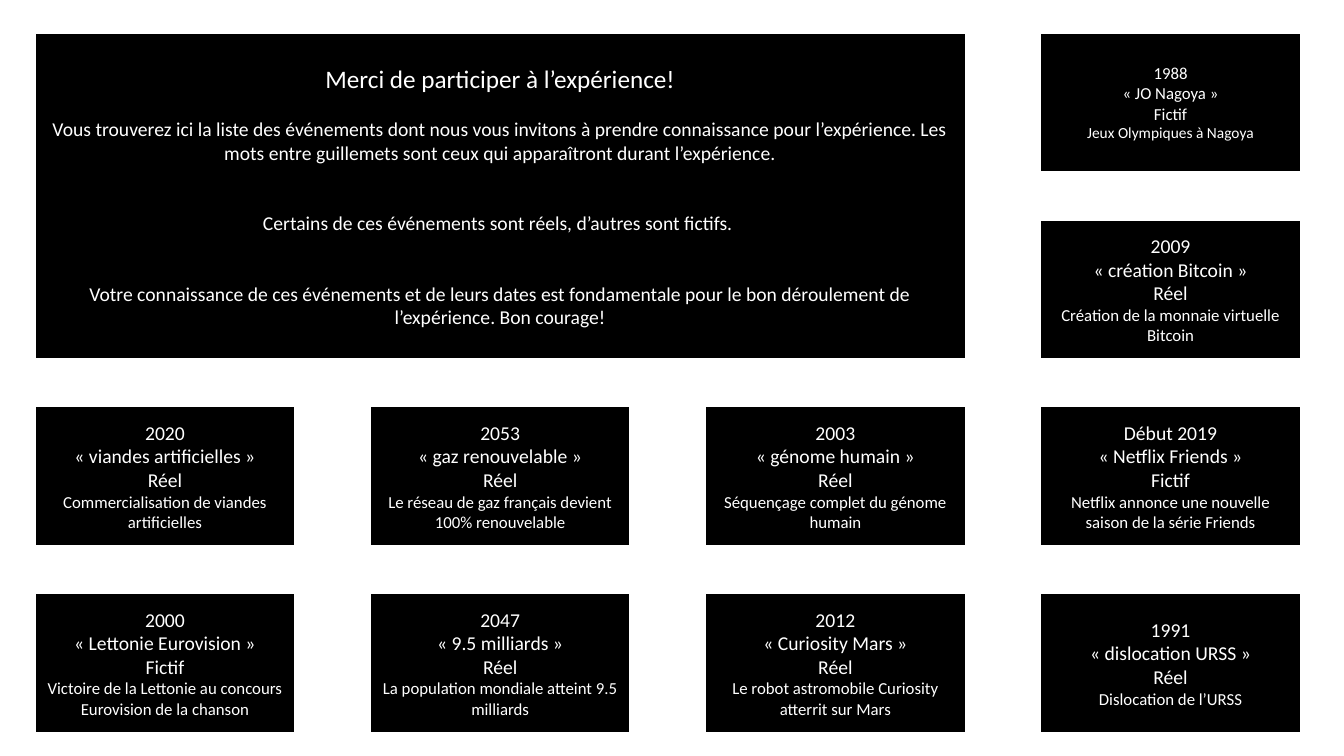
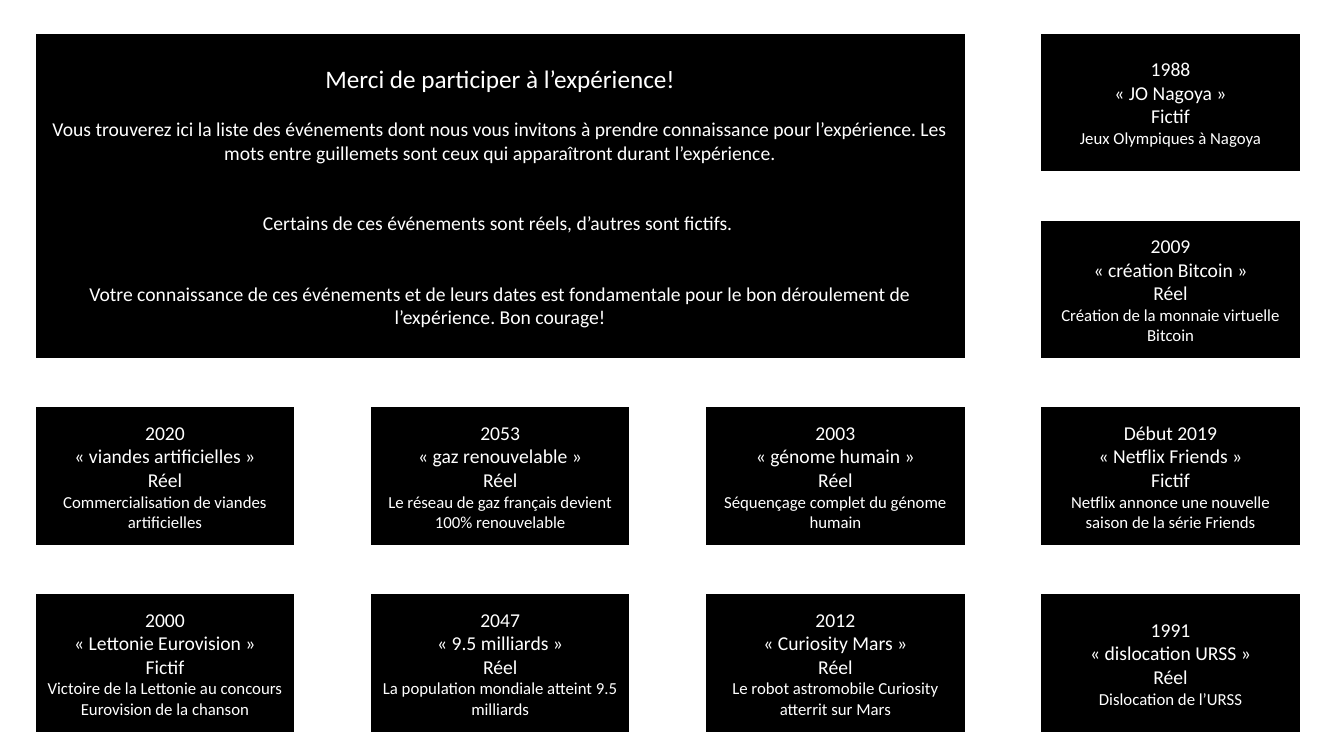
Before and after one commit to Anosaw/PCBS_Self-projection_in_MTT, a slide deck: slide 1 of documents/participant_event_list9.pptx. Drawn at 1344x756 pixels with LibreOffice and Linux fonts; fonts in the diff are those of the drawing. Boxes give left, top, right and bottom in pixels: in the first picture for what was removed or moved away, otherwise in the second. Text is boxed around its words. In the diff, an @@ line names an element or a change of style, - is before the commit and + after.

```diff
--- a/documents/participant_event_list9.pptx
+++ b/documents/participant_event_list9.pptx
@@ rectangle "1988" at [1043,34,1300,170]: size 12 to 14 pt in "1988", "« JO Nagoya »", "Fictif"; size 11 to 12 pt in "Jeux Olympiques à Nagoya" @@
```
Also in this commit, not shown: 16 other files.
